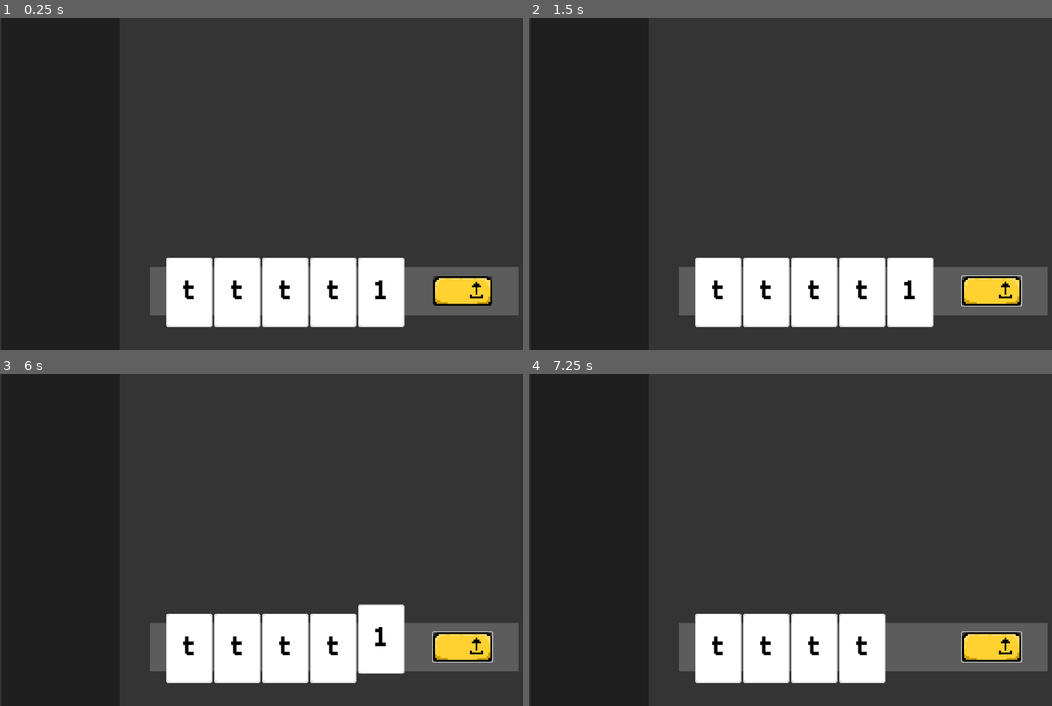
Above: before the commit, frames 1-4 (two rows, left to right).
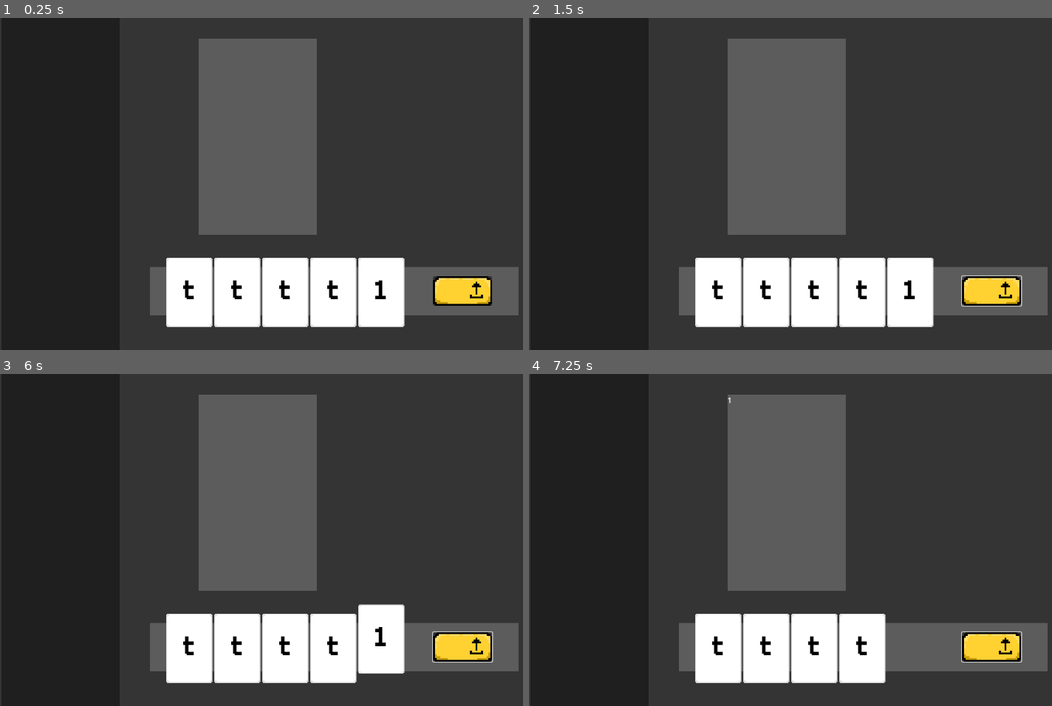
Above: after the commit, the same moments.

Repository: hd2802/stack-demon
Game: Godot game, scene res://_Scenes/level.tscn
The game is run twice, just before and just after one commit, with the same random seed, the same clock (stepped at 60 frames per second) and the same inputs.
Inputs (mouse positions are in pixels of both pictures, inside the frame that each line leads up to):
- Up to frame 1 (0.25 s): no input
- Up to frame 2 (1.5 s): click (989, 290) at 0.5 s; click (989, 290) at 1.25 s
- Up to frame 3 (6 s): click (460, 646) at 2 s; tap Enter at 2.75, 4.25, 5.75 s; move the mouse to (188, 649) at 2.77 s; click (188, 649) at 2.92 s; tap Space at 3.5, 5 s; move the mouse to (235, 649) at 3.52 s; click (235, 649) at 3.67 s; move the mouse to (287, 649) at 4.27 s; click (287, 649) at 4.42 s; move the mouse to (334, 649) at 5.02 s; click (334, 649) at 5.17 s; move the mouse to (381, 649) at 5.77 s; click (381, 649) at 5.92 s
- Up to frame 4 (7.25 s): tap Space at 6.5 s; move the mouse to (649, 490) at 6.52 s; click (649, 490) at 6.67 s

The runs differ from the first frame. In frame 1, 13% of the frame differs, in the area x 37-61%, y 6-66%; in frame 2, 13%; in frame 3, 13%; in frame 4, 13%.

Commit message:
feat: add stack basics

Diff:
--- a/_Scenes/level.tscn
+++ b/_Scenes/level.tscn
@@ -1,8 +1,9 @@
-[gd_scene load_steps=4 format=3 uid="uid://dipmb0ce8ps10"]
+[gd_scene load_steps=5 format=3 uid="uid://dipmb0ce8ps10"]
 
 [ext_resource type="Script" path="res://_Scripts/PlayerHand/player_hand.gd" id="1_2yitt"]
 [ext_resource type="PackedScene" uid="uid://m1cief7boe3f" path="res://_Scenes/card.tscn" id="1_5pjcu"]
 [ext_resource type="Texture2D" uid="uid://cvyyq7gn65onv" path="res://Sprites/upload_button.png" id="3_tu5d2"]
+[ext_resource type="Script" path="res://_Scripts/Stack/stack.gd" id="4_vvucj"]
 
 [node name="Level" type="Node2D"]
 
@@ -24,6 +25,13 @@
 offset_right = 1123.0
 offset_bottom = 645.0
 mouse_filter = 2
+color = Color(0.360784, 0.360784, 0.360784, 1)
+
+[node name="StackBackground" type="ColorRect" parent="."]
+offset_left = 430.0
+offset_top = 45.0
+offset_right = 686.0
+offset_bottom = 470.0
 color = Color(0.360784, 0.360784, 0.360784, 1)
 
 [node name="PlayerHand" type="HBoxContainer" parent="."]
@@ -57,4 +65,13 @@
 scale = Vector2(0.5, 0.5)
 texture = ExtResource("3_tu5d2")
 
+[node name="Stack" type="VBoxContainer" parent="."]
+offset_left = 430.0
+offset_top = 45.0
+offset_right = 686.0
+offset_bottom = 470.0
+size_flags_vertical = 8
+script = ExtResource("4_vvucj")
+metadata/_edit_use_anchors_ = true
+
 [connection signal="pressed" from="PlayCardButton" to="PlayerHand" method="_on_play_card_button_pressed"]
--- a/_Scripts/PlayerHand/player_hand.gd
+++ b/_Scripts/PlayerHand/player_hand.gd
@@ -4,6 +4,8 @@
 var cards : Array[String]
 
 var selected_card : Card = null
+
+signal card_played(card: Card)
 
 func _ready():
 	var card : Card = load("res://_Scenes/card.tscn").instantiate()
@@ -12,7 +14,6 @@
 	self.add_child(card)
 
 func _on_card_clicked(card: Card):
-	print("card clicked")
 	if selected_card :
 		selected_card.position.y += 20
 
@@ -26,5 +27,6 @@
 	if !selected_card:
 		pass
 	else:
-		print("played selected_card")
-		selected_card.free()
+		card_played.emit(selected_card)
+		selected_card.queue_free()
+		selected_card = null
--- /dev/null
+++ b/_Scripts/Stack/stack.gd
@@ -0,0 +1,14 @@
+extends Node
+class_name Stack
+
+var stack : Array[String]
+
+func _ready():
+	var player_hand = get_parent().get_node("PlayerHand")
+	player_hand.card_played.connect(_on_card_played)
+
+func _on_card_played(card: Card):
+	stack.push_back(card.card_data.operation)
+	var label : Label = Label.new()
+	label.text = card.card_data.text
+	self.add_child(label)
